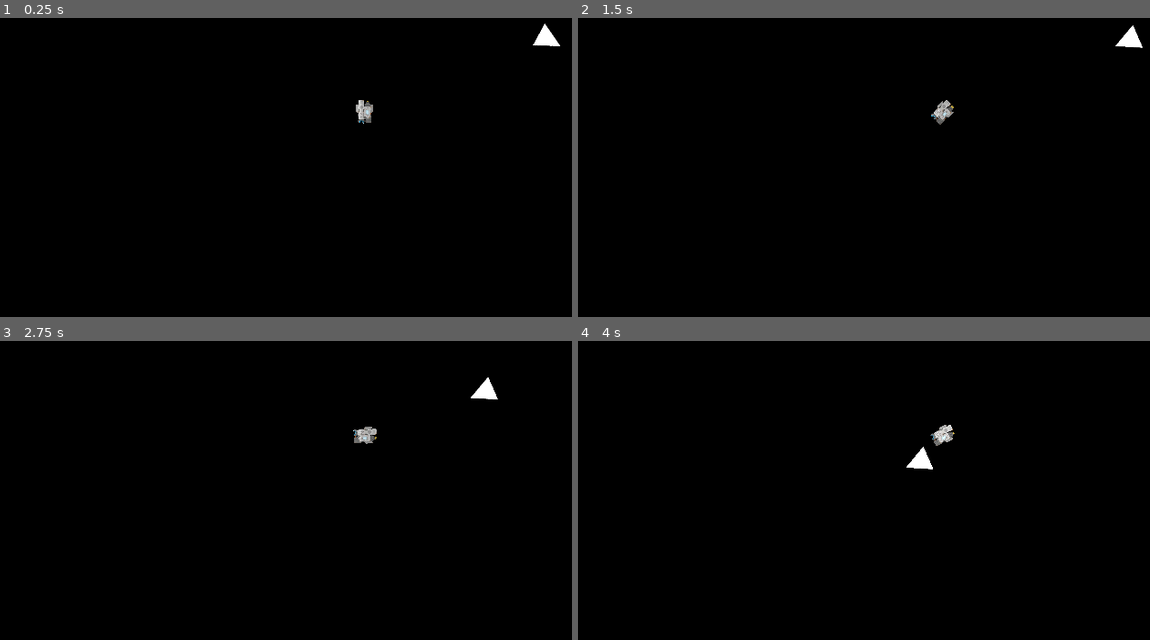
Above: before the commit, frames 1-4 (two rows, left to right).
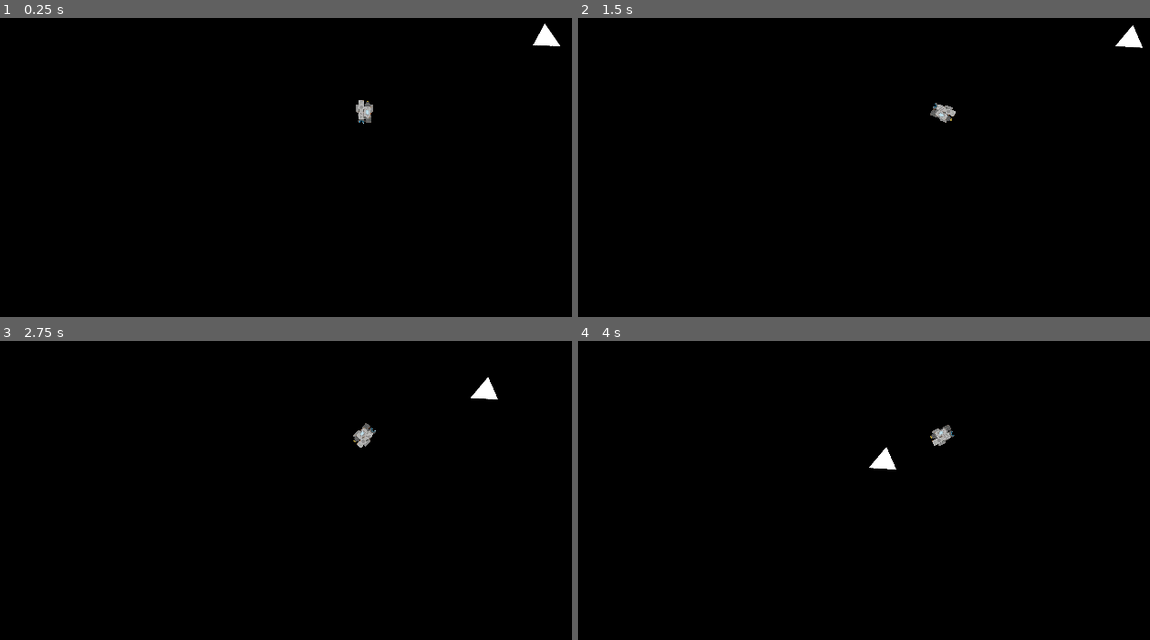
Above: after the commit, the same moments.

Repository: yimmit303/Global-Game-Jam-2020
Game: Godot game, scene res://Scenes/Root.tscn
Two runs of this game, one before a commit and one after it. Both use one fixed random seed, a clock stepped at 60 frames per second and the inputs below.
Inputs:
- Up to frame 1 (0.25 s): no input
- Up to frame 2 (1.5 s): hold D (move_right) 0.53-1.28 s; tap Space (gravity_beam) at 0.6, 1.35 s; hold S (move_backwards) from 1.28 s (still down)
- Up to frame 3 (2.75 s): release S (move_backwards) at 2.03 s; hold D (move_right) from 2.03 s (still down); tap Space (gravity_beam) at 2.1 s
- Up to frame 4 (4 s): release D (move_right) at 2.78 s; hold W (move_forward) 2.78-3.53 s; tap Space (gravity_beam) at 2.85, 3.6 s; hold A (move_left) from 3.53 s (still down)

The runs differ from the first frame. In frame 1, less than 0.1% of the frame differs, in the area x 62-64%, y 27-35%; in frame 2, 0.2%; in frame 3, 0.2%; in frame 4, 0.6%, in the area x 50-66%, y 28-43%.

Commit message:
player rotation and velocities modified

Diff:
--- a/Scenes/Player.tscn
+++ b/Scenes/Player.tscn
@@ -106,11 +106,11 @@
 "_edit_lock_": true
 }
 
+[node name="LightOccluder2D" type="LightOccluder2D" parent="."]
+occluder = SubResource( 1 )
+
 [node name="Camera2D" type="Camera2D" parent="."]
 current = true
-
-[node name="LightOccluder2D" type="LightOccluder2D" parent="."]
-occluder = SubResource( 1 )
 [connection signal="area_entered" from="ShipParts/Node0" to="ShipParts/Node0" method="_on_Node_area_entered"]
 [connection signal="area_entered" from="ShipParts/Node1" to="ShipParts/Node1" method="_on_Node_area_entered"]
 [connection signal="area_entered" from="ShipParts/Node2" to="ShipParts/Node2" method="_on_Node_area_entered"]
--- a/Scenes/Root.tscn
+++ b/Scenes/Root.tscn
@@ -1,8 +1,7 @@
-[gd_scene load_steps=4 format=2]
+[gd_scene load_steps=3 format=2]
 
 [ext_resource path="res://Scenes/Player.tscn" type="PackedScene" id=1]
 [ext_resource path="res://Scenes/Enemy_Basic.tscn" type="PackedScene" id=2]
-[ext_resource path="res://Resources/Images/light_shadow_light.png" type="Texture" id=3]
 
 [node name="Root" type="Node2D"]
 
@@ -12,8 +11,3 @@
 [node name="TestEnemy" parent="." instance=ExtResource( 2 )]
 position = Vector2( 894.595, 63.1584 )
 goal = NodePath("../Player")
-
-[node name="World" type="Node2D" parent="."]
-
-[node name="Light2D" type="Light2D" parent="World"]
-texture = ExtResource( 3 )
--- a/Scripts/Globals.gd
+++ b/Scripts/Globals.gd
@@ -5,7 +5,7 @@
 var MAX_SHEILD = 50
 
 var MAX_VELOCITY_SPEED = 5.0
-var MAX_ROTATION_SPEED = 2.0
+var MAX_ROTATION_SPEED = 10.0
 
 # Scrap Utility variables
 var SCRAP_DIR_LIST = []
--- a/Scripts/Player.gd
+++ b/Scripts/Player.gd
@@ -27,20 +27,11 @@
 	# Handle Rotation / Direction facing
 	if Input.is_action_pressed("move_right"):
 		mRotVelocity += Globals.MAX_ROTATION_SPEED * delta
-		mRotationDir += 1
-		if (mRotationDir > 360):
-			mRotationDir -= 360
-		var radAngle = to_rad(mRotationDir)
-		mDirectionFacing = Vector2(cos(radAngle), sin(radAngle))
-		self.rotate(to_rad(1))
+		#mRotationDir += 1
 
 	if Input.is_action_pressed("move_left"):
-		mRotationDir -= 1;
-		if (mRotationDir < 0):
-			mRotationDir += 360
-		var radAngle = to_rad(mRotationDir)
-		mDirectionFacing = Vector2(cos(radAngle), sin(radAngle))
-		self.rotate(to_rad(-1))
+		#mRotationDir -= 1;
+		mRotVelocity -= Globals.MAX_ROTATION_SPEED * delta
 
 	# Handle Acceleration
 	if Input.is_action_pressed("move_forward"):
@@ -65,5 +56,16 @@
 	get_input(delta)
 
 	mDirSpeed *= .99	# Dampen Velocity
+	mRotVelocity *= .95
+	mRotationDir += mRotVelocity
+
+	if (mRotationDir > 360):
+			mRotationDir -= 360
+	if (mRotationDir < 0):
+			mRotationDir += 360
+
+	self.rotate(to_rad(mRotVelocity))
+	var radAngle = to_rad(mRotationDir)
+	mDirectionFacing = Vector2(cos(radAngle), sin(radAngle))
 
 	self.set_position(self.get_position() + mDirSpeed)
